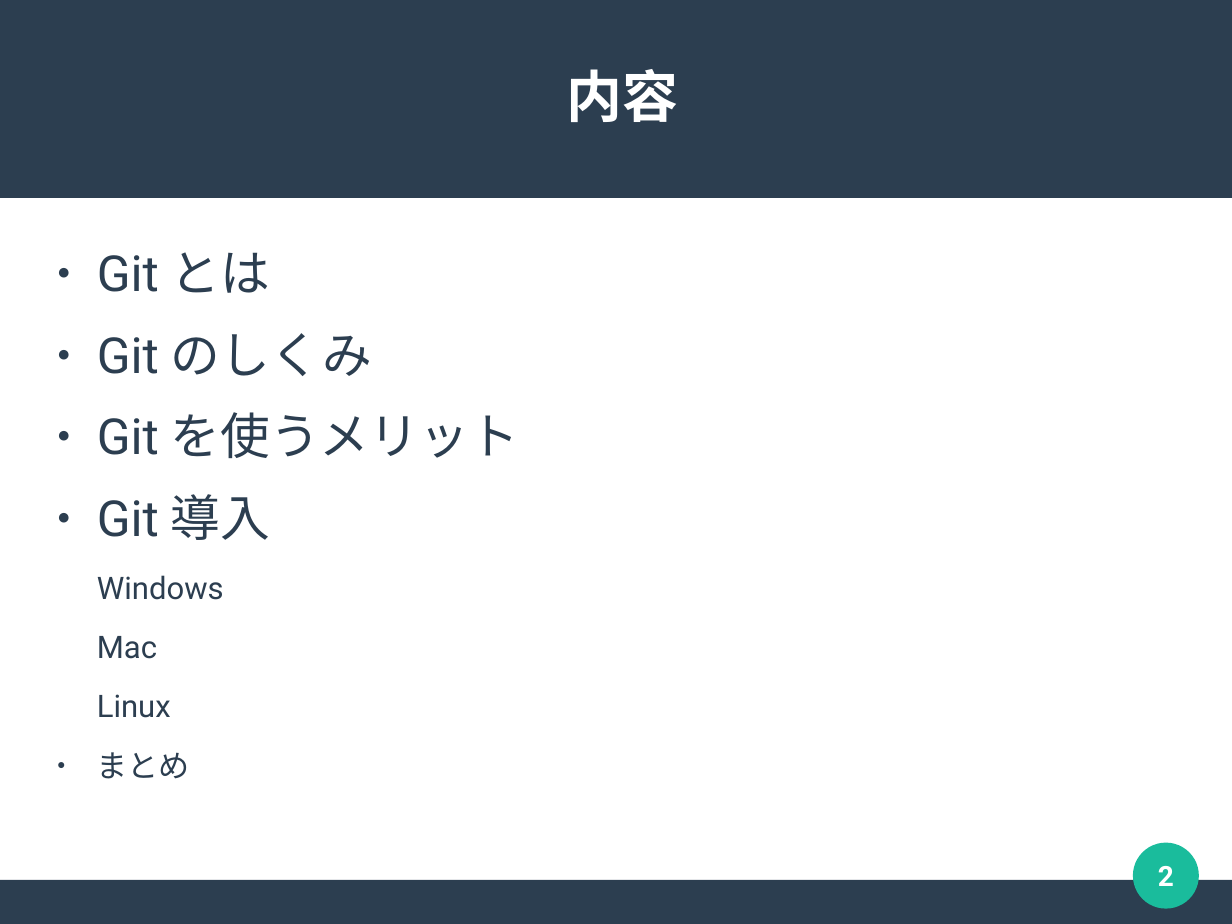
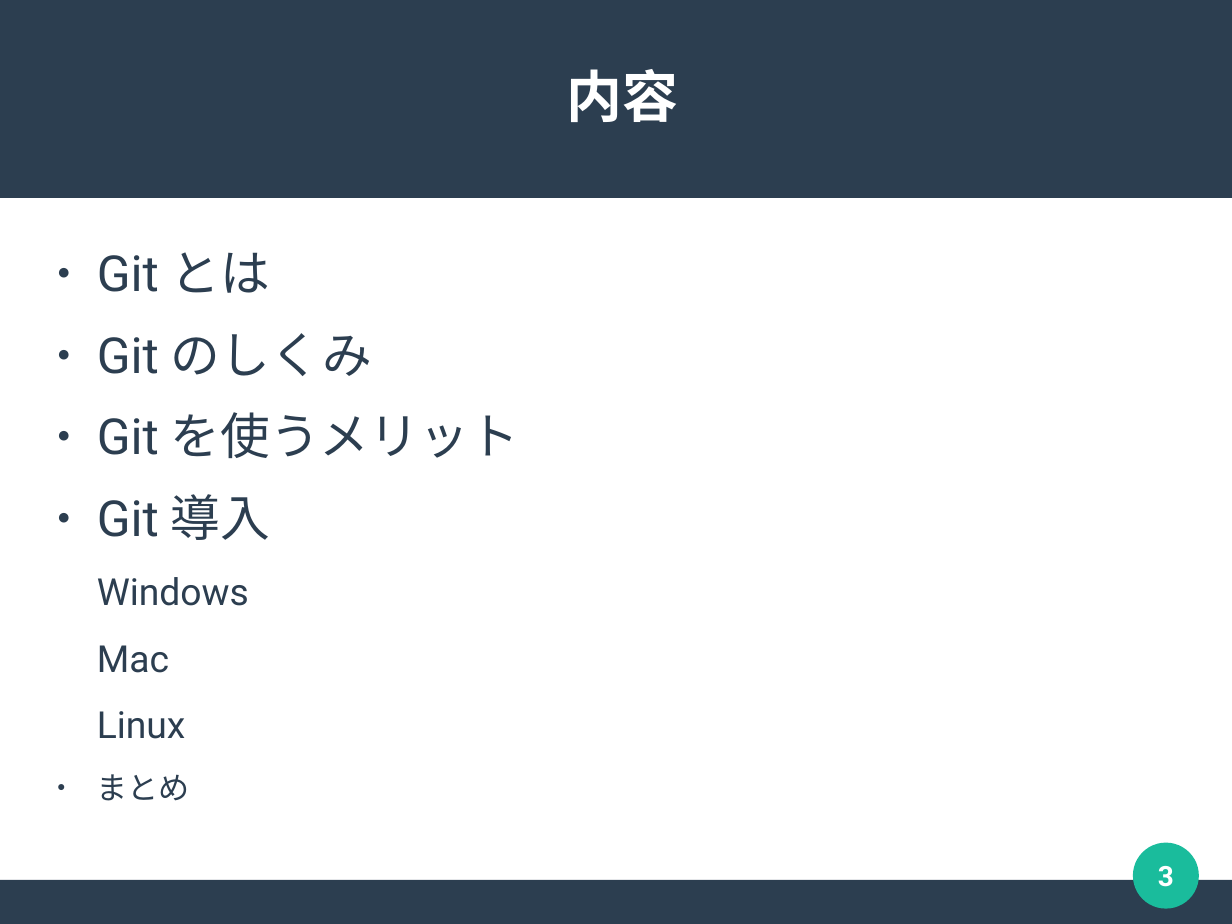
Before and after one commit to m17saitou/NMC-Git-Education, a slide deck: slide 3 of GitEducation01.odp (slide 2 before the commit). Drawn at 1232x924 pixels with LibreOffice and Linux fonts; fonts in the diff are those of the drawing. Boxes give left, top, right and bottom in pixels: in the first picture for what was removed or moved away, otherwise in the second. Text is boxed around its words. In the diff, an @@ line names an element or a change of style, - is before the commit and + after.

```diff
--- a/GitEducation01.odp
+++ b/GitEducation01.odp
@@ text at [97, 577, 249, 739]: size 20 to 24 pt in "Windows", "Mac", "Linux" @@
@@ page number at [1158, 866, 1174, 887]: text changed @@
-2
+3
```
Also in this commit, not shown: 1 other slide changed, 1 slide added, 1 slide removed, 2 other files.
